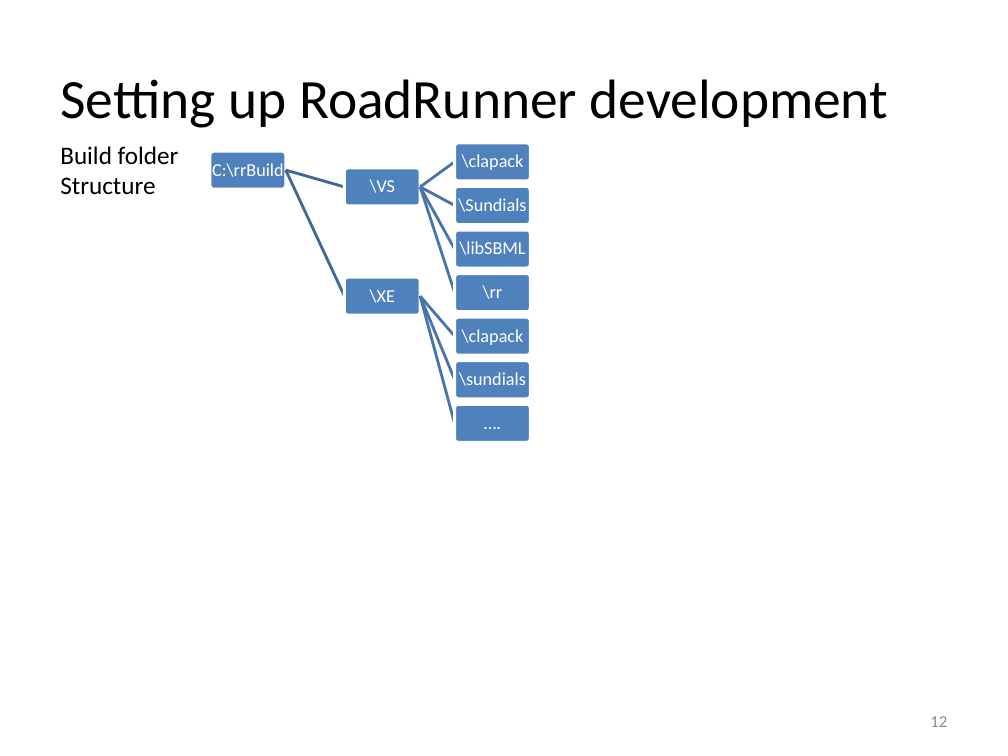
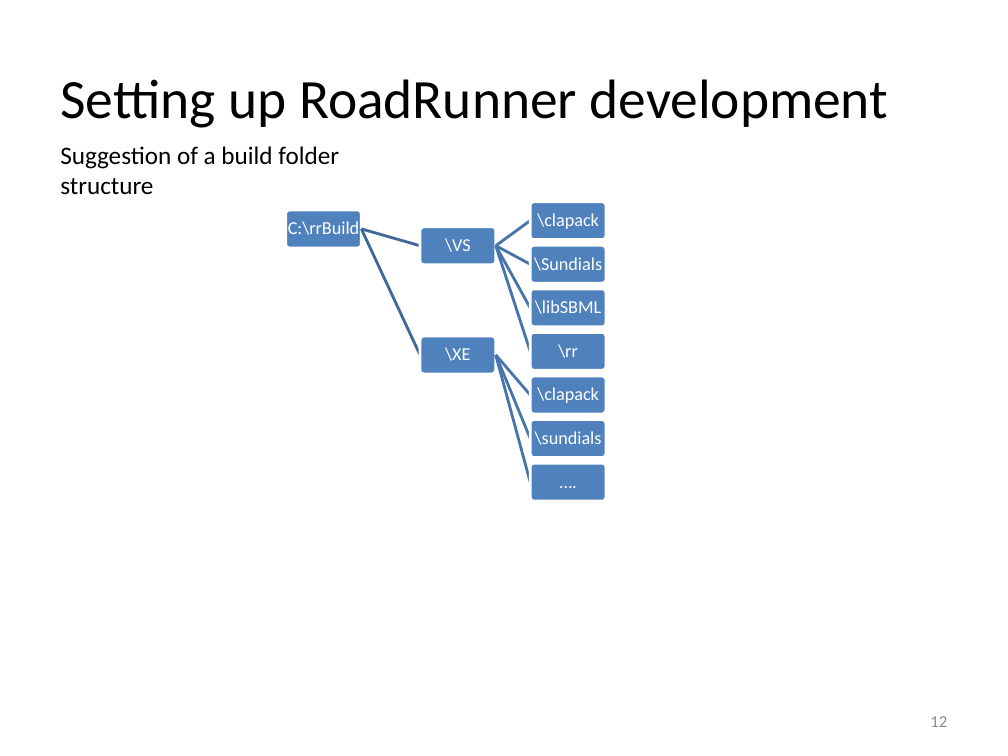
Before and after one commit to gregmedlock/roadrunnerwork, a slide deck: slide 12 of trunk/Docs/RoadRunnerPPT.pptx. Drawn at 1008x756 pixels with LibreOffice and Linux fonts; fonts in the diff are those of the drawing. Boxes give left, top, right and bottom in pixels: in the first picture for what was removed or moved away, otherwise in the second. Text is boxed around its words. In the diff, an @@ line names an element or a change of style, - is before the commit and + after.

```diff
--- a/trunk/Docs/RoadRunnerPPT.pptx
+++ b/trunk/Docs/RoadRunnerPPT.pptx
@@ text at box(60, 146, 339, 195): text changed @@
-Build folder
-Structure
+Suggestion of a build folder
+structure
@@ rounded rectangle: place and size @@
-rounded rectangle at box(345, 168, 420, 207)
+rounded rectangle at box(285, 210, 361, 248)
@@ rounded rectangle: place and size @@
-rounded rectangle at box(455, 230, 530, 268)
+rounded rectangle at box(420, 227, 496, 265)
@@ freeform shape at box(495, 220, 531, 246): rotation 28 to 323 degrees; outline redrawn @@
@@ freeform shape at box(496, 245, 531, 265): rotation 323 to 28 degrees; outline redrawn @@
@@ rounded rectangle: place and size @@
-rounded rectangle at box(455, 143, 530, 181)
+rounded rectangle at box(530, 245, 606, 283)
@@ 4 rounded rectangles: place and size @@
-4 rounded rectangles at box(455, 186, 530, 443)
+4 rounded rectangles at box(530, 202, 606, 458)
@@ rounded rectangle: place and size @@
-rounded rectangle at box(455, 318, 530, 356)
+rounded rectangle at box(420, 336, 496, 374)
@@ 10 texts, 7 freeform shapes: place and size @@
-10 texts, 7 freeform shapes at box(212, 154, 530, 443)
+10 texts, 7 freeform shapes at box(288, 213, 606, 501)
@@ rounded rectangle: place and size @@
-rounded rectangle at box(210, 151, 285, 190)
+rounded rectangle at box(530, 333, 606, 371)
@@ rounded rectangle: place and size @@
-rounded rectangle at box(345, 277, 420, 316)
+rounded rectangle at box(530, 463, 606, 501)
```
Also in this commit, not shown: 15 other slides changed, 1 other file.
